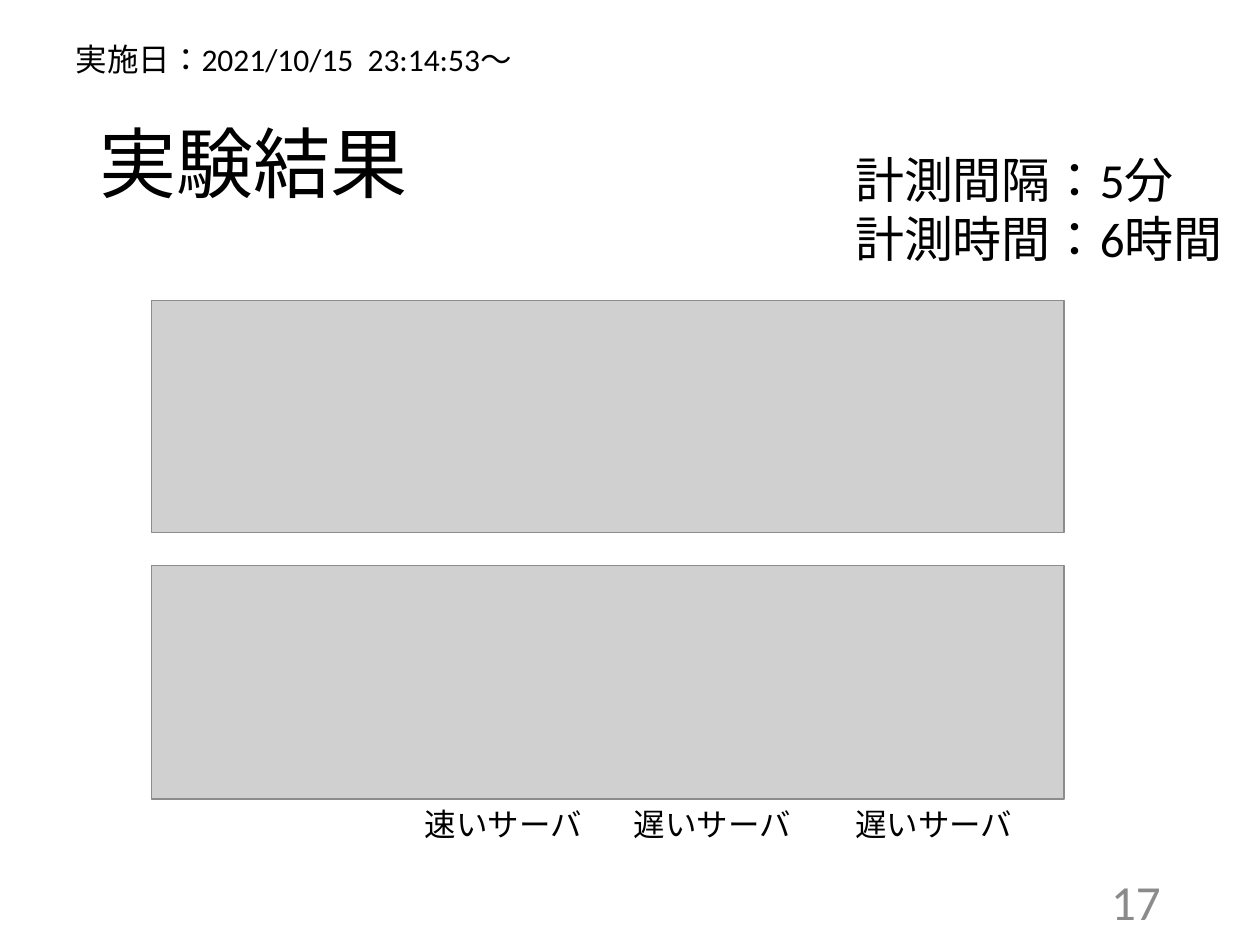
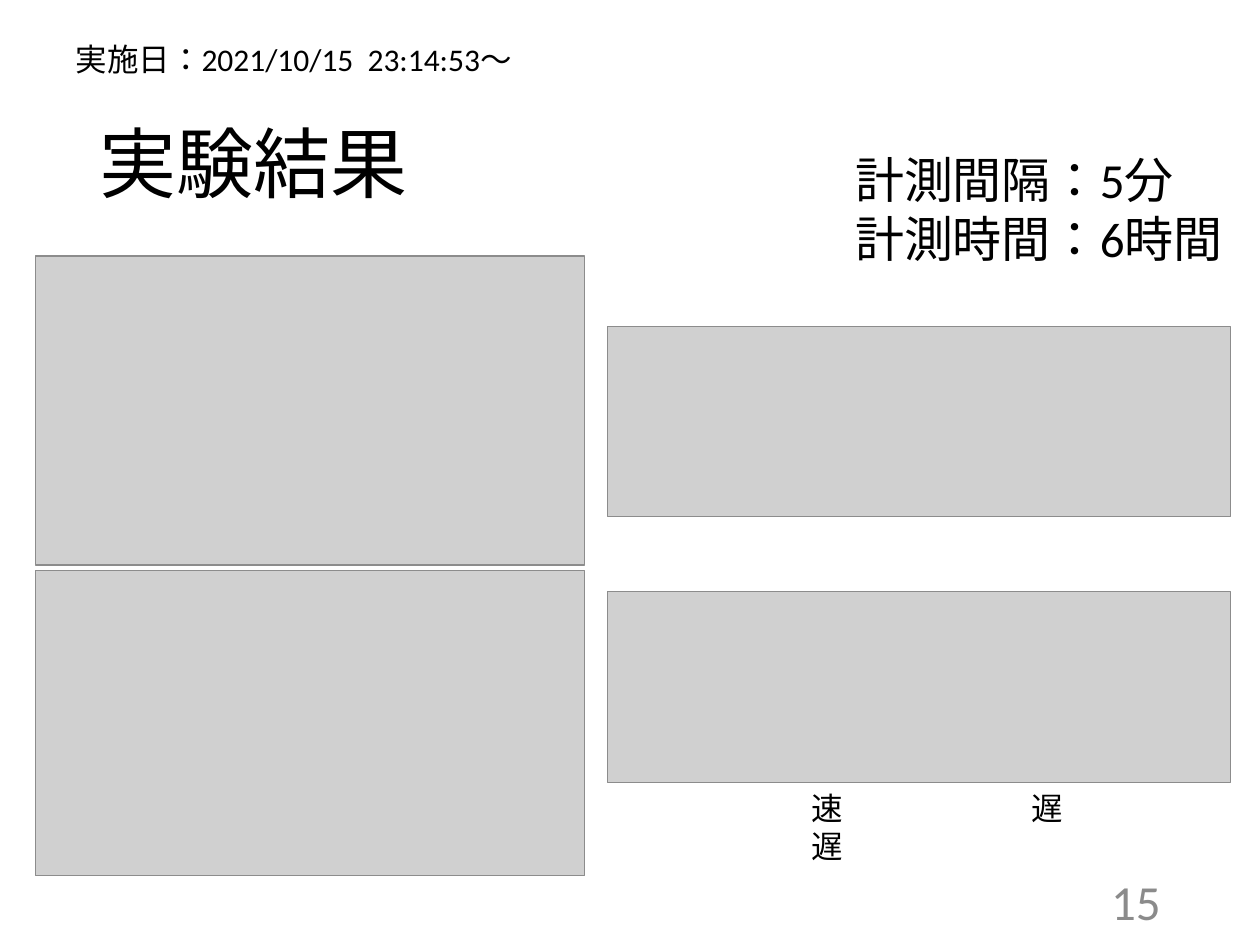
Before and after one commit to kait-takanolab/1821086_matsuo_thesis, a slide deck: slide 15 of 発表用/1821086_卒業研究発表会.pptx (slide 17 before the commit). Drawn at 1260x945 pixels with LibreOffice and Linux fonts; fonts in the diff are those of the drawing; grey boxes stand for pictures. Boxes give left, top, right and bottom in pixels: in the first picture for what was removed or moved away, otherwise in the second. Text is boxed around its words. In the diff, an @@ line names an element or a change of style, - is before the commit and + after.

```diff
--- a/発表用/1821086_卒業研究発表会.pptx
+++ b/発表用/1821086_卒業研究発表会.pptx
@@ picture added at box(35, 256, 585, 564) @@
@@ picture: place and size @@
-picture at box(151, 301, 1063, 533)
+picture at box(607, 326, 1230, 517)
@@ picture added at box(35, 571, 585, 876) @@
@@ picture: place and size @@
-picture at box(151, 566, 1063, 799)
+picture at box(607, 591, 1230, 782)
@@ text removed at box(425, 809, 582, 838) @@
-速いサーバ
@@ text at box(811, 793, 1064, 860): text changed @@
-遅いサーバ
+速 遅 遅
@@ text removed at box(634, 810, 791, 838) @@
-遅いサーバ
@@ page number at box(1111, 888, 1161, 920): text changed @@
-17
+15
```
Also in this commit, not shown: 10 other slides changed, 2 slides removed, 3 other files.
